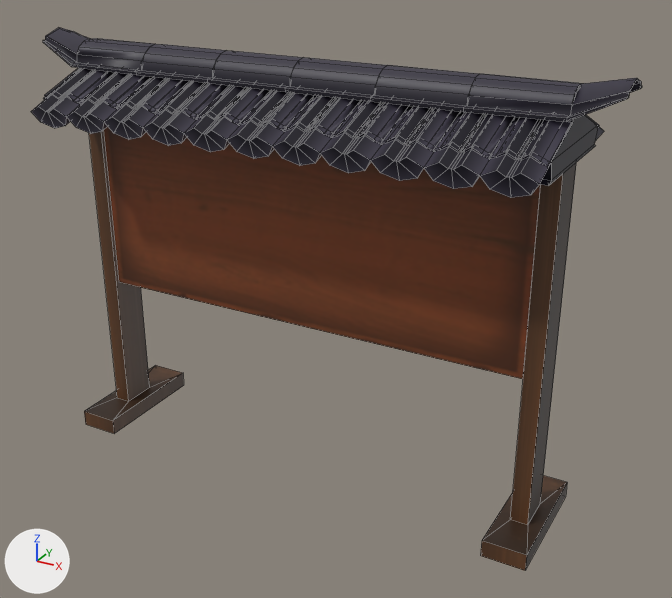
Renders of the FBX model Assets/Model/Environment/Shop banner.fbx from each side of a commit.
Before and after are seen from a 50 mm lens placed at (4.03, -6.84, 5.25), pointed at (0.24, 0.05, 1.8). Arrows for +X, +Y and +Z are at lower left; the lights stay in place. The older version comes first. Mesh edges are drawn as thin lines. Where no turn or scale is listed for an object, it has been applied to the vertices.
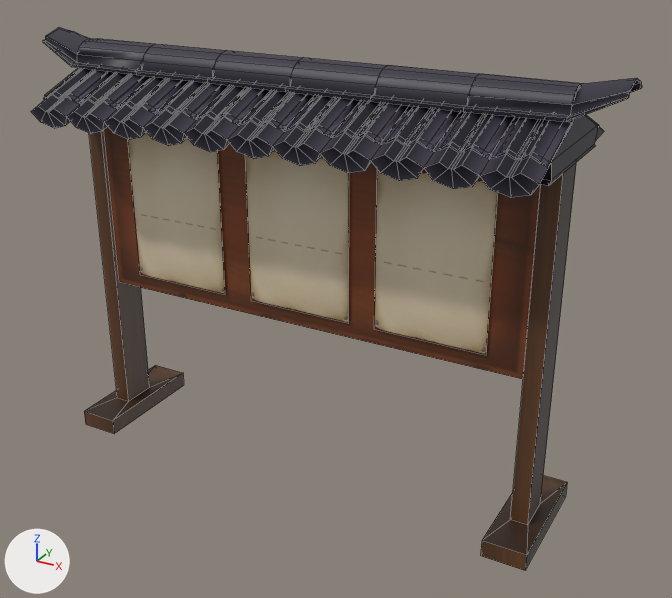
Commit message: shop banner with papers

The edits, one by one:
Picture 'Buff Display Base.png' (img_buff_display_base_png) is new.
Material 'Material' (mat_material) is new.
Its texture is img_buff_display_base_png.
Mesh me_plane_010 is new.
It has 4 vertices, 1 face and spans x -0.737..0.303, y 0.0, z -0.737..0.737.
It uses material mat_material (picture img_buff_display_base_png).
Object 'Plane.006' (ob_plane_006) is new; it shows me_plane_010.
Its location is (0.19, -0.17, 2.44).
Object 'Plane.005' (ob_plane_005) is new; it shows a copy of me_plane_010.
Its location is (-1.15, -0.17, 2.44).
Object 'Plane.007' (ob_plane_007) is new; it shows a copy of me_plane_010.
Its location is (1.48, -0.17, 2.44).

Pixel boxes [x1, y1, x2, y2] of what changed, in the pictures (672 x 598 px):
'Plane.007', added (brown): after [374, 169, 498, 355]
'Plane.006', added (brown): after [245, 151, 349, 323]
'Plane.005', added (brown): after [128, 133, 225, 294]
